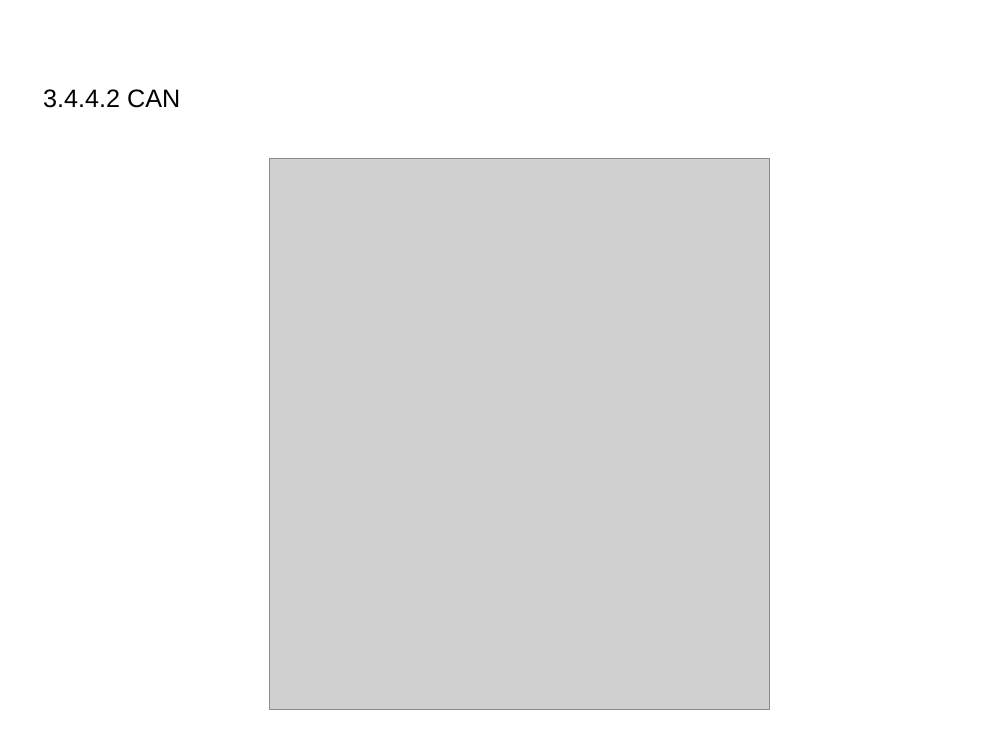
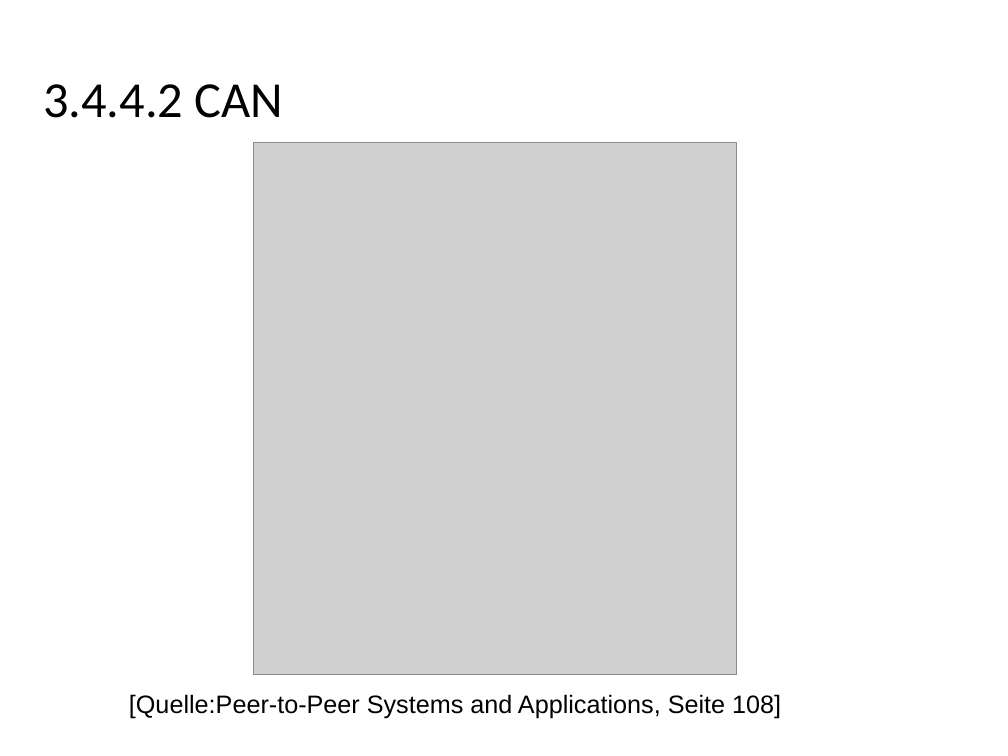
Before and after one commit to traxl/sbcAusarbeitung, a slide deck: slide 23 of Space Based Computing.pptx. Drawn at 1008x756 pixels with LibreOffice and Linux fonts; fonts in the diff are those of the drawing; grey boxes stand for pictures; background and template pictures are left out. Boxes give left, top, right and bottom in pixels: in the first picture for what was removed or moved away, otherwise in the second. Text is boxed around its words. In the diff, an @@ line names an element or a change of style, - is before the commit and + after.

```diff
--- a/Space Based Computing.pptx
+++ b/Space Based Computing.pptx
@@ text "3.4.4.2 CAN" at [43, 84, 284, 118]: size 18 to 36 pt, font Arial to Calibri @@
@@ picture: place and size @@
-picture at [270, 158, 770, 709]
+picture at [254, 143, 737, 675]
@@ text added at [129, 694, 781, 719], 18 pt, text #000000 @@
+[Quelle:Peer-to-Peer Systems and Applications, Seite 108]
```
Also in this commit, not shown: 13 other slides changed, 2 slides added, 2 slides removed, 2 other files.
